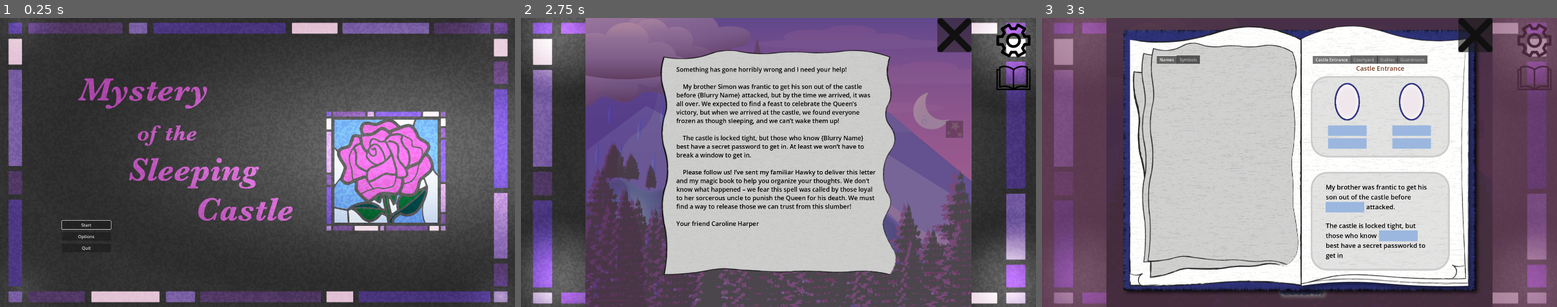
Above: before the commit, frames 1-3 (left to right).
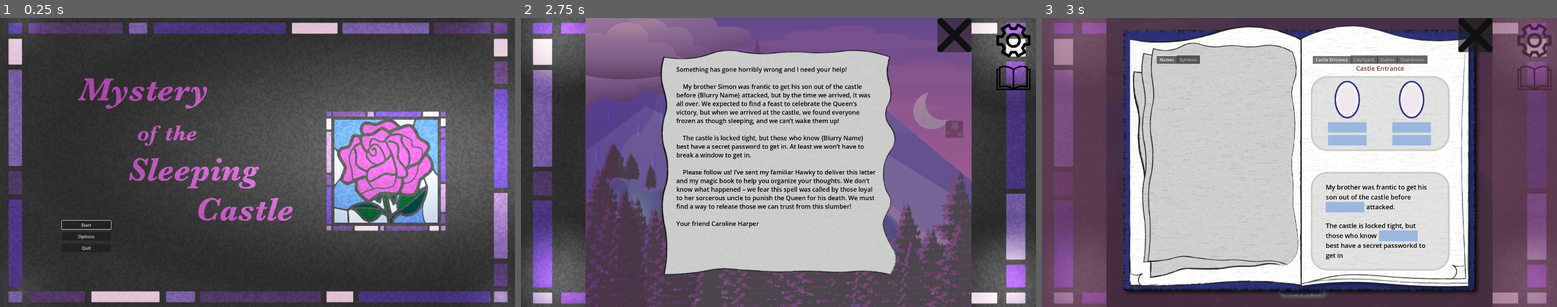
Above: after the commit, the same moments.

Repository: hwfwalton/SleepingCastleAlpha
Game: Godot game, scene res://root.tscn
Same seed, same stepped clock (60 frames per second), same inputs: the game is played once before the commit and once after it.
Inputs (mouse positions are in pixels of both pictures, inside the frame that each line leads up to):
- Up to frame 1 (0.25 s): no input
- Up to frame 2 (2.75 s): click "Start" at 0.5 s; click (727, 202) at 1.25 s; click (593, 301) at 2 s
- Up to frame 3 (3 s): click (1536, 78) at 2.75 s

Frames 1-2 are identical in both runs. In frame 3, 1.5% of the frame differs, in the area x 52-80%, y 21-49%.

Commit message:
Shorten the portrait sections more

Diff:
--- a/BookView/puzzle_pages/puzzle_pages/castle1_page_0.tscn
+++ b/BookView/puzzle_pages/puzzle_pages/castle1_page_0.tscn
@@ -20,7 +20,7 @@
 anchor_right = 0.5
 offset_left = -259.0
 offset_right = 259.0
-offset_bottom = 304.0
+offset_bottom = 280.0
 grow_horizontal = 2
 
 [node name="castle1_zone_1" parent="VBoxContainer/Control" index="1" instance=ExtResource("3_or3jn")]
--- a/BookView/puzzle_pages/puzzle_pages/guardroom_page_0.tscn
+++ b/BookView/puzzle_pages/puzzle_pages/guardroom_page_0.tscn
@@ -10,7 +10,7 @@
 text = "Guardroom"
 
 [node name="guardroom_zone_0" parent="VBoxContainer/Control" index="0" instance=ExtResource("2_1f2q7")]
-offset_bottom = 304.0
+offset_bottom = 280.0
 
 [node name="guardroom_zone_1" parent="VBoxContainer/Control" index="1" instance=ExtResource("3_x8xrr")]
 offset_top = 304.0
--- a/BookView/puzzle_pages/puzzle_pages/stables_page_0.tscn
+++ b/BookView/puzzle_pages/puzzle_pages/stables_page_0.tscn
@@ -10,7 +10,7 @@
 text = "Stables"
 
 [node name="stables_zone_0" parent="VBoxContainer/Control" index="0" instance=ExtResource("2_7jn3i")]
-offset_bottom = 304.0
+offset_bottom = 280.0
 
 [node name="stables_zone_1_alt" parent="VBoxContainer/Control" index="1" instance=ExtResource("3_oq5al")]
 offset_top = 358.0
--- a/BookView/puzzle_pages/puzzle_zones/castle0_zone_0.tscn
+++ b/BookView/puzzle_pages/puzzle_zones/castle0_zone_0.tscn
@@ -5,16 +5,16 @@
 [ext_resource type="PackedScene" uid="uid://dnkda1q86p5fm" path="res://BookView/puzzle_pages/Portrait.tscn" id="3_2d3vv"]
 
 [node name="castle0_zone_0" instance=ExtResource("1_4u7w8")]
-custom_minimum_size = Vector2(518, 304)
-offset_bottom = 304.0
+custom_minimum_size = Vector2(518, 280)
+offset_bottom = 280.0
 puzzle_zone_id = "castle0_zone_0"
 
 [node name="Portrait_Albert" parent="." index="1" instance=ExtResource("3_2d3vv")]
 layout_mode = 1
 offset_left = 68.0
-offset_top = 24.0
+offset_top = 16.0
 offset_right = -314.0
-offset_bottom = -136.0
+offset_bottom = -120.0
 mouse_filter = 2
 required_clue_value = 1
 texture_resource_path = "res://assets/portraits/portrait.albert.png"
@@ -23,9 +23,9 @@
 [node name="Portrait_Philip" parent="." index="2" instance=ExtResource("3_2d3vv")]
 layout_mode = 1
 offset_left = 308.0
-offset_top = 24.0
+offset_top = 16.0
 offset_right = -74.0
-offset_bottom = -136.0
+offset_bottom = -120.0
 mouse_filter = 2
 required_clue_value = 6
 texture_resource_path = "res://assets/portraits/portrait.philip1216.png"
--- a/BookView/puzzle_pages/puzzle_zones/castle1_zone_0.tscn
+++ b/BookView/puzzle_pages/puzzle_zones/castle1_zone_0.tscn
@@ -5,16 +5,16 @@
 [ext_resource type="PackedScene" uid="uid://d0mqgq2xl7fvd" path="res://BookView/book_view_clue_slot.tscn" id="3_q6lpl"]
 
 [node name="castle1_zone_0" instance=ExtResource("1_5mtg5")]
-custom_minimum_size = Vector2(518, 304)
+custom_minimum_size = Vector2(518, 280)
 offset_bottom = -721.0
 puzzle_zone_id = "castle1_zone_0"
 
 [node name="Portrait" parent="." index="1" instance=ExtResource("2_w54jd")]
 layout_mode = 1
 offset_left = 68.0
-offset_top = 24.0
+offset_top = 16.0
 offset_right = -314.0
-offset_bottom = -136.0
+offset_bottom = -120.0
 required_clue_value = 7
 texture_resource_path = "res://assets/portraits/portrait.robert.png"
 metadata/_edit_lock_ = true
@@ -36,13 +36,15 @@
 
 [node name="BookViewClueSlot2" parent="." index="3" instance=ExtResource("3_q6lpl")]
 layout_mode = 1
-anchors_preset = -1
+anchors_preset = 15
 anchor_right = 1.0
 anchor_bottom = 1.0
 offset_left = 64.0
-offset_top = 232.0
+offset_top = 224.0
 offset_right = -310.0
-offset_bottom = -32.0
+offset_bottom = -24.0
+grow_horizontal = 2
+grow_vertical = 2
 correct_clue_name_values = Array[int]([7])
 accepted_clue_types = Array[int]([0])
 metadata/_edit_lock_ = true
--- a/BookView/puzzle_pages/puzzle_zones/guardroom_zone_0.tscn
+++ b/BookView/puzzle_pages/puzzle_zones/guardroom_zone_0.tscn
@@ -5,39 +5,42 @@
 [ext_resource type="PackedScene" uid="uid://d0mqgq2xl7fvd" path="res://BookView/book_view_clue_slot.tscn" id="3_vfrw0"]
 
 [node name="guardroom_zone_0" instance=ExtResource("1_06ic3")]
-custom_minimum_size = Vector2(518, 304)
+custom_minimum_size = Vector2(518, 280)
 offset_bottom = -721.0
 puzzle_zone_id = "guardroom_zone_0"
 
 [node name="Portrait_Leona" parent="." index="1" instance=ExtResource("2_6clqg")]
 layout_mode = 1
 offset_left = 32.0
-offset_top = 24.0
+offset_top = 16.0
 offset_right = -350.0
-offset_bottom = -130.0
+offset_bottom = -120.0
 mouse_filter = 2
 required_clue_value = 5
 texture_resource_path = "res://assets/portraits/portrait.leona.png"
+metadata/_edit_lock_ = true
 
 [node name="Portrait_Gilderoy" parent="." index="2" instance=ExtResource("2_6clqg")]
 layout_mode = 1
 offset_left = 190.0
-offset_top = 24.0
+offset_top = 16.0
 offset_right = -192.0
-offset_bottom = -136.0
+offset_bottom = -120.0
 mouse_filter = 2
 required_clue_value = 4
 texture_resource_path = "res://assets/portraits/portrait.gilderoy.png"
+metadata/_edit_lock_ = true
 
 [node name="Portrait_Fontaine" parent="." index="3" instance=ExtResource("2_6clqg")]
 layout_mode = 1
 offset_left = 350.0
-offset_top = 24.0
+offset_top = 16.0
 offset_right = -32.0
-offset_bottom = -136.0
+offset_bottom = -120.0
 mouse_filter = 2
 required_clue_value = 3
 texture_resource_path = "res://assets/portraits/portrait.fontaine.png"
+metadata/_edit_lock_ = true
 
 [node name="ClueSlot_Leona" parent="." index="4" instance=ExtResource("3_vfrw0")]
 layout_mode = 1
@@ -52,6 +55,7 @@
 grow_vertical = 2
 correct_clue_name_values = Array[int]([19])
 accepted_clue_types = Array[int]([0])
+metadata/_edit_lock_ = true
 
 [node name="ClueSlot_Hardin" parent="." index="5" instance=ExtResource("3_vfrw0")]
 layout_mode = 1
@@ -66,6 +70,7 @@
 grow_vertical = 2
 correct_clue_name_values = Array[int]([30])
 accepted_clue_types = Array[int]([0])
+metadata/_edit_lock_ = true
 
 [node name="ClueSlot_Gilderoy" parent="." index="6" instance=ExtResource("3_vfrw0")]
 layout_mode = 1
@@ -80,6 +85,7 @@
 grow_vertical = 2
 correct_clue_name_values = Array[int]([10])
 accepted_clue_types = Array[int]([0])
+metadata/_edit_lock_ = true
 
 [node name="ClueSlot_Culpepper" parent="." index="7" instance=ExtResource("3_vfrw0")]
 layout_mode = 1
@@ -94,6 +100,7 @@
 grow_vertical = 2
 correct_clue_name_values = Array[int]([6])
 accepted_clue_types = Array[int]([0])
+metadata/_edit_lock_ = true
 
 [node name="ClueSlot_Fontaine" parent="." index="8" instance=ExtResource("3_vfrw0")]
 layout_mode = 1
@@ -108,6 +115,7 @@
 grow_vertical = 2
 correct_clue_name_values = Array[int]([9])
 accepted_clue_types = Array[int]([0])
+metadata/_edit_lock_ = true
 
 [node name="ClueSlot_Farnsworth" parent="." index="9" instance=ExtResource("3_vfrw0")]
 layout_mode = 1
@@ -122,3 +130,4 @@
 grow_vertical = 2
 correct_clue_name_values = Array[int]([28])
 accepted_clue_types = Array[int]([0])
+metadata/_edit_lock_ = true
--- a/BookView/puzzle_pages/puzzle_zones/stables_zone_0.tscn
+++ b/BookView/puzzle_pages/puzzle_zones/stables_zone_0.tscn
@@ -5,16 +5,16 @@
 [ext_resource type="PackedScene" uid="uid://d0mqgq2xl7fvd" path="res://BookView/book_view_clue_slot.tscn" id="3_u44ev"]
 
 [node name="stables_zone_0" instance=ExtResource("1_lckb4")]
-custom_minimum_size = Vector2(518, 304)
+custom_minimum_size = Vector2(518, 280)
 offset_bottom = -721.0
 puzzle_zone_id = "stables_zone_0"
 
 [node name="Portrait_Alyssa" parent="." index="1" instance=ExtResource("2_w2v0j")]
 layout_mode = 1
 offset_left = 68.0
-offset_top = 24.0
+offset_top = 16.0
 offset_right = -314.0
-offset_bottom = -136.0
+offset_bottom = -120.0
 mouse_filter = 2
 required_clue_value = 2
 texture_resource_path = "res://assets/portraits/portrait.alyssa.png"
@@ -23,9 +23,9 @@
 [node name="Portrait_Tom" parent="." index="2" instance=ExtResource("2_w2v0j")]
 layout_mode = 1
 offset_left = 308.0
-offset_top = 24.0
+offset_top = 16.0
 offset_right = -74.0
-offset_bottom = -136.0
+offset_bottom = -120.0
 mouse_filter = 2
 required_clue_value = 8
 texture_resource_path = "res://assets/portraits/portrait.tom12.17.1331.png"
